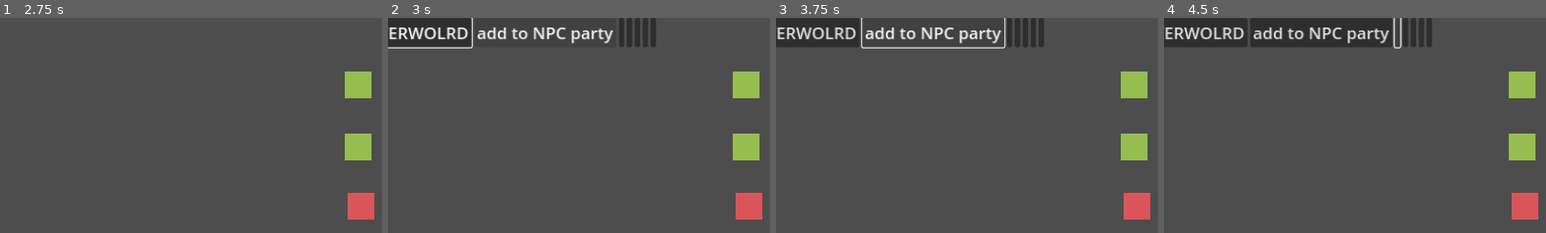
Above: before the commit, frames 1-4 (left to right).
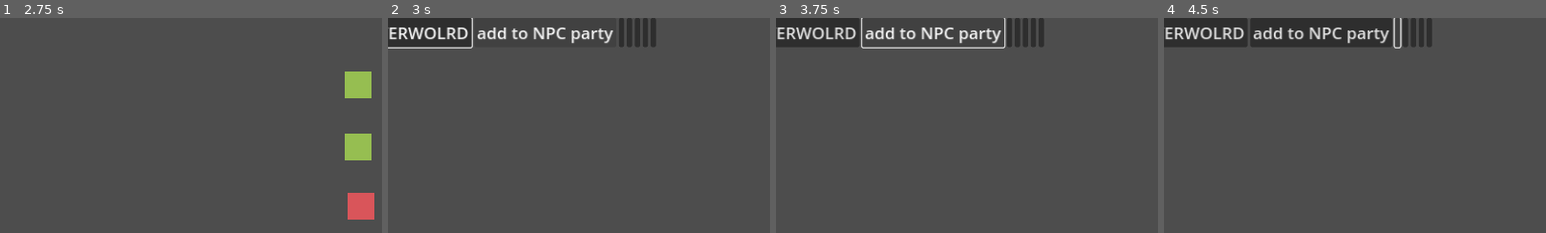
Above: after the commit, the same moments.

Repository: Where-is-my-input/Erratic-Seasons
Game: Godot game, scene res://game_scenes/n_2d_debug_scene.tscn
Two runs of this game, one before a commit and one after it. Both use one fixed random seed, a clock stepped at 60 frames per second and the inputs below.
Inputs (mouse positions are % of the whole screen's width and height, from its top left):
- Up to frame 1 (2.75 s): click "OVERWOLRD" at 0.5 s; tap Enter at 1.25 s; hold W (up) from 1.28 s (still down)
- Up to frame 2 (3 s): tap Escape (reset) at 2.75 s; release W (up) at 2.78 s; hold A (left) from 2.78 s (still down)
- Up to frame 3 (3.75 s): release A (left) at 3.5 s; click "add to NPC party" at 3.5 s
- Up to frame 4 (4.5 s): click (34, 3) at 4.25 s
The pictures show only the part of the screen within x 3-53%, y 0-50%; the shares and areas given below are measured in that part.

Frame 1 is identical in both runs. In frame 2, 2.6% of the frame differs, in the area x 90-98%, y 24-94%; in frame 3, 2.6%; in frame 4, 2.6%.

Commit message:
MultipleEncountersGlitch
Fixing a bug that the encounters would appear in all scenes instead of just in the overworld

Diff:
--- a/game_scenes/Encounters/encounter_randomizer.gd
+++ b/game_scenes/Encounters/encounter_randomizer.gd
@@ -6,7 +6,7 @@
 
 var rng = RandomNumberGenerator.new()
 var randomValue := 0.0 as float
-var posArray : Array
+
 # Called when the node enters the scene tree for the first time.
 func _ready() -> void:
 	AddEncounterPos()
@@ -23,7 +23,6 @@
 		rng.randomize()
 		randomValue = rng.randi_range(0, encounterToRandom.size()-1)
 		var newEncounter = encounterToRandom[randomValue].instantiate()
-		#newEncounter.global_position = posArray[posInt].global_position
+		self.call_deferred("add_child", newEncounter)
 		newEncounter.global_position = encounterPositions[posInt].global_position
-		get_tree().root.call_deferred("add_child", newEncounter)
 		posInt += 1
